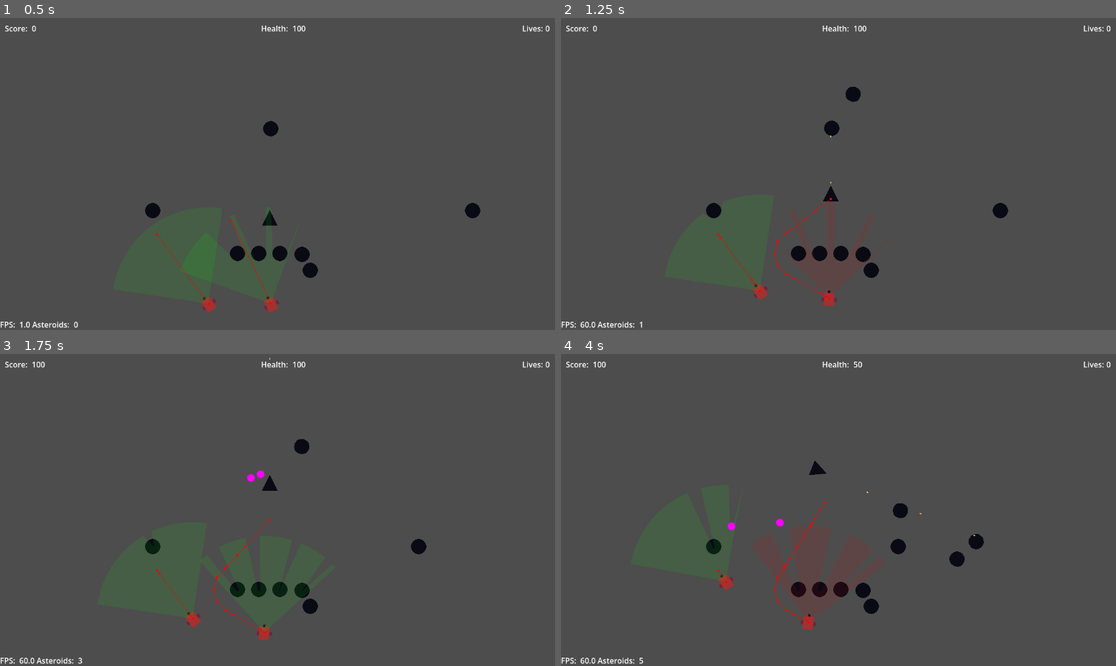
Above: before the commit, frames 1-4 (two rows, left to right).
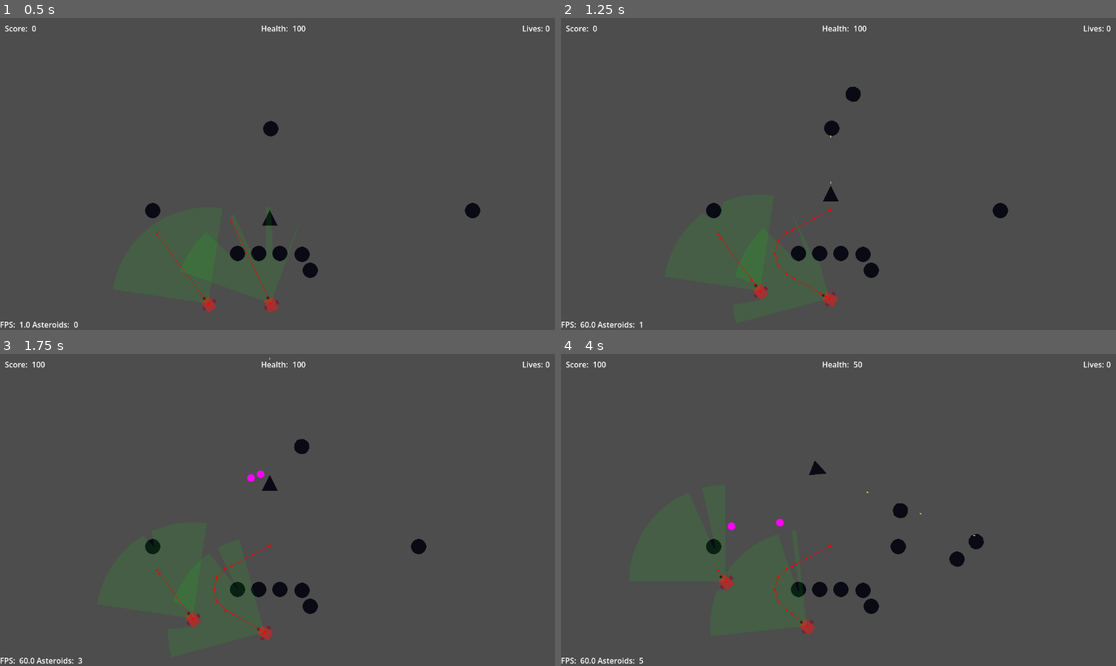
Above: after the commit, the same moments.

Repository: lynch16/Asteroids2D
Game: Godot game, scene res://main.tscn
Same seed, same stepped clock (60 frames per second), same inputs: the game is played once before the commit and once after it.
Inputs:
- Up to frame 1 (0.5 s): no input
- Up to frame 2 (1.25 s): hold W (thrust) from 0.53 s (still down); hold Space (fire_weapon) from 0.53 s (still down)
- Up to frame 3 (1.75 s): keep holding W (thrust); release Space (fire_weapon) at 1.28 s; tap Space (fire_weapon) at 1.35 s
- Up to frame 4 (4 s): release W (thrust) at 2.03 s; hold Space (fire_weapon) 2.03-2.78 s; hold A (yaw_left) 2.03-3.53 s; tap Space (fire_weapon) at 2.85 s; hold S (brake) from 3.53 s (still down); hold Space (fire_weapon) from 3.53 s (still down)

Frame 1 is identical in both runs. In frame 2, 0.5% of the frame differs, in the area x 37-50%, y 57-93%; in frame 3, 0.1%; in frame 4, 1.0%, in the area x 28-49%, y 47-90%.

Commit message:
Make enemy rotation always match direction of travel

Diff:
--- a/Models/Enemy/enemy.gd
+++ b/Models/Enemy/enemy.gd
@@ -10,8 +10,6 @@
 	nav_agent.velocity_computed.connect(_on_velocity_computed)
 
 func set_movement_target(movement_target: Vector2) -> void:
-	look_at(movement_target);
-	rotation += PI/2;
 	nav_agent.target_position = movement_target;
 
 func _physics_process(_delta: float) -> void:
@@ -30,6 +28,7 @@
 
 func _on_velocity_computed(safe_velocity: Vector2) -> void:
 	velocity = safe_velocity
+	rotation = velocity.angle() + PI/2
 	move_and_slide();
 
 # Enemy Groups
